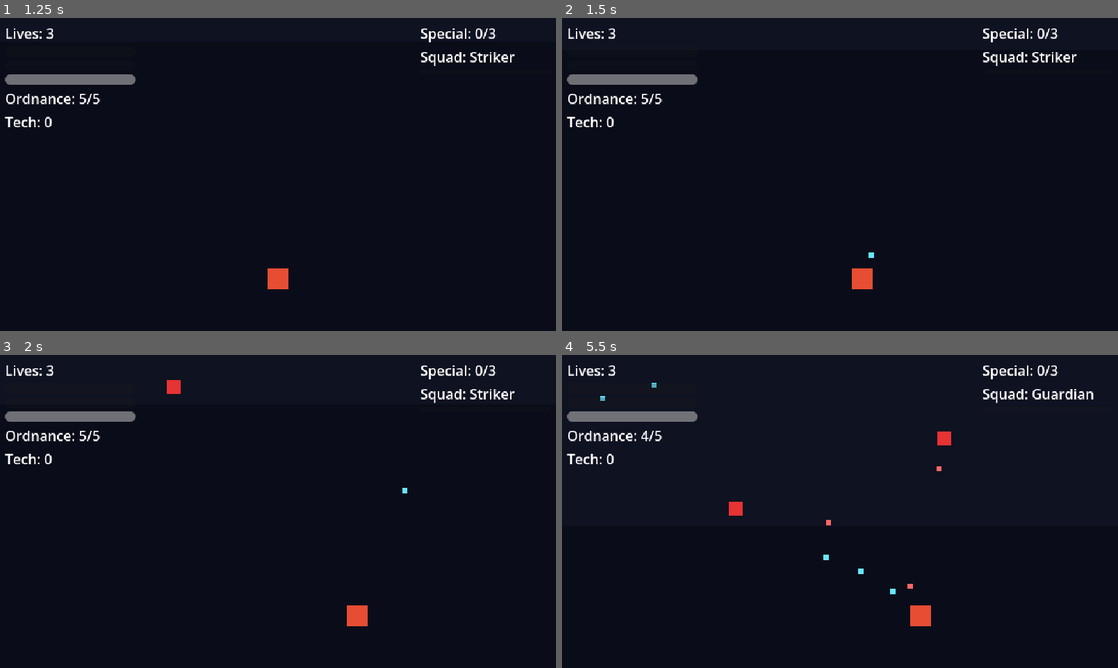
Above: before the commit, frames 1-4 (two rows, left to right).
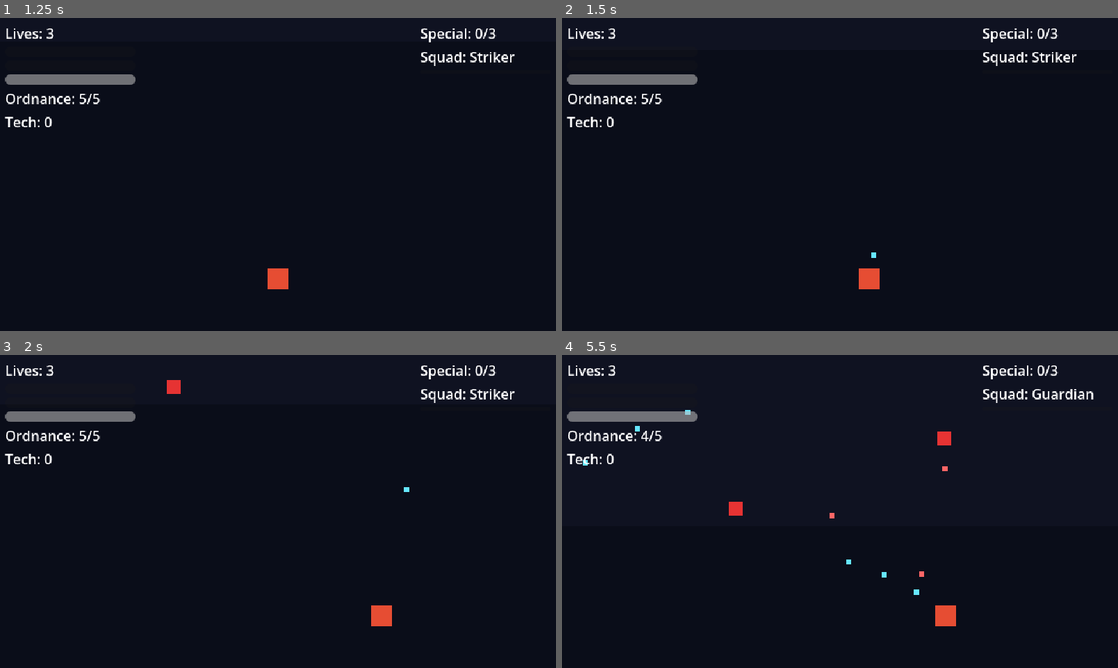
Above: after the commit, the same moments.

Repository: Funfetsunk/terra-intercept
Game: Godot game, scene res://scenes/menus/ship_select.tscn
Same seed, same stepped clock (60 frames per second), same inputs: the game is played once before the commit and once after it.
Inputs (mouse positions are in pixels of both pictures, inside the frame that each line leads up to):
- Up to frame 1 (1.25 s): click (116, 199) at 0.5 s
- Up to frame 2 (1.5 s): tap Enter (ui_accept) at 1.25 s; move the mouse to (962, 158) at 1.27 s; hold D (p1_move_right) from 1.28 s (still down); click (962, 158) at 1.35 s
- Up to frame 3 (2 s): keep holding D (p1_move_right); tap Enter (ui_accept) at 1.52 s
- Up to frame 4 (5.5 s): release D (p1_move_right) at 2 s; drag from (728, 527) to (923, 614) at 2.02 s; move the mouse to (895, 442) at 2.77 s; hold D (p1_move_right) 2.78-3.5 s; tap Space (p1_ordnance) at 2.85 s; drag from (812, 574) to (734, 439) at 3.52 s; move the mouse to (1006, 558) at 4.27 s; hold A (p1_move_left) 4.28-5 s; tap E (p1_squad_next) at 4.35 s; tap Enter (ui_accept) at 4.52 s; drag from (673, 464) to (756, 433) at 5.02 s

Frame 1 is identical in both runs. In frame 2, 0.2% of the frame differs, in the area x 52-58%, y 74-87%; in frame 3, 0.5%; in frame 4, 0.8%, in the area x 3-71%, y 8-87%.

Commit message:
Fix ship speeds and gamepad/keyboard ship-select navigation
Bumped every ship's move_speed by a flat +40 (Interceptor 130->170,
Vanguard 90->130 (was relying on the script default, now explicit),
Striker 85->125, Guardian 70->110) so the gaps between ships stay
identical while all four feel faster, per playtest feedback.

Ship-select screen only responded to mouse clicks -- Godot's
automatic geometric focus-neighbor resolution wasn't picking up
adjacent ShipSelectEntry buttons, so ui_left/ui_right never moved
focus off the default-selected entry. Wired explicit
focus_neighbor_left/right (and focus_previous/next) in a wrapping
loop across the four entries in ship_select.gd, confirmed via
simulated ui_right/ui_accept input that keyboard/gamepad navigation
and selection now both work.

Co-Authored-By: Claude Sonnet 5 <noreply@anthropic.com>
Claude-Session: https://claude.ai/code/session_01Nh3aPMJzmkSArqwMqRdZHh

Diff:
--- a/data/ships/guardian_ship_data.tres
+++ b/data/ships/guardian_ship_data.tres
@@ -8,7 +8,7 @@
 pilot_name = "Veteran"
 ship_color = Color(0.3, 0.8, 0.3, 1)
 traits_description = "Slower, big shield"
-move_speed = 70.0
+move_speed = 110.0
 shield_max = 10.0
 shield_recharge_rate = 2.5
 hull_max = 4.0
--- a/data/ships/interceptor_ship_data.tres
+++ b/data/ships/interceptor_ship_data.tres
@@ -8,7 +8,7 @@
 pilot_name = "Hotshot"
 ship_color = Color(0.9, 0.3, 0.2, 1)
 traits_description = "Fast, fragile"
-move_speed = 130.0
+move_speed = 170.0
 shield_max = 4.0
 hull_max = 2.0
 bullet_speed = 320.0
--- a/data/ships/striker_ship_data.tres
+++ b/data/ships/striker_ship_data.tres
@@ -8,7 +8,7 @@
 pilot_name = "Technician"
 ship_color = Color(0.95, 0.85, 0.2, 1)
 traits_description = "High power"
-move_speed = 85.0
+move_speed = 125.0
 fire_rate = 12.0
 bullet_damage = 1.5
 bullet_speed = 280.0
--- a/data/ships/vanguard_ship_data.tres
+++ b/data/ships/vanguard_ship_data.tres
@@ -8,5 +8,6 @@
 pilot_name = "Leader"
 ship_color = Color(0.3, 0.5, 0.9, 1)
 traits_description = "All-rounder"
+move_speed = 130.0
 special_shape = 3
 special_line_thickness = 40.0
--- a/scenes/menus/ship_select.gd
+++ b/scenes/menus/ship_select.gd
@@ -3,15 +3,21 @@
 @onready var _game_state: Node = get_node("/root/GameState")
 
 func _ready() -> void:
-	var first_entry: ShipSelectEntry = null
+	var entries: Array[ShipSelectEntry] = []
 	for child: Node in $ShipList.get_children():
 		if child is ShipSelectEntry:
 			var entry: ShipSelectEntry = child as ShipSelectEntry
 			entry.ship_chosen.connect(_on_ship_chosen)
-			if first_entry == null:
-				first_entry = entry
-	if first_entry != null:
-		first_entry.grab_focus()
+			entries.append(entry)
+	for i in range(entries.size()):
+		var prev_entry: ShipSelectEntry = entries[wrapi(i - 1, 0, entries.size())]
+		var next_entry: ShipSelectEntry = entries[wrapi(i + 1, 0, entries.size())]
+		entries[i].focus_neighbor_left = entries[i].get_path_to(prev_entry)
+		entries[i].focus_neighbor_right = entries[i].get_path_to(next_entry)
+		entries[i].focus_previous = entries[i].get_path_to(prev_entry)
+		entries[i].focus_next = entries[i].get_path_to(next_entry)
+	if not entries.is_empty():
+		entries[0].grab_focus()
 
 func _on_ship_chosen(ship: ShipData) -> void:
 	_game_state.selected_ship = ship
